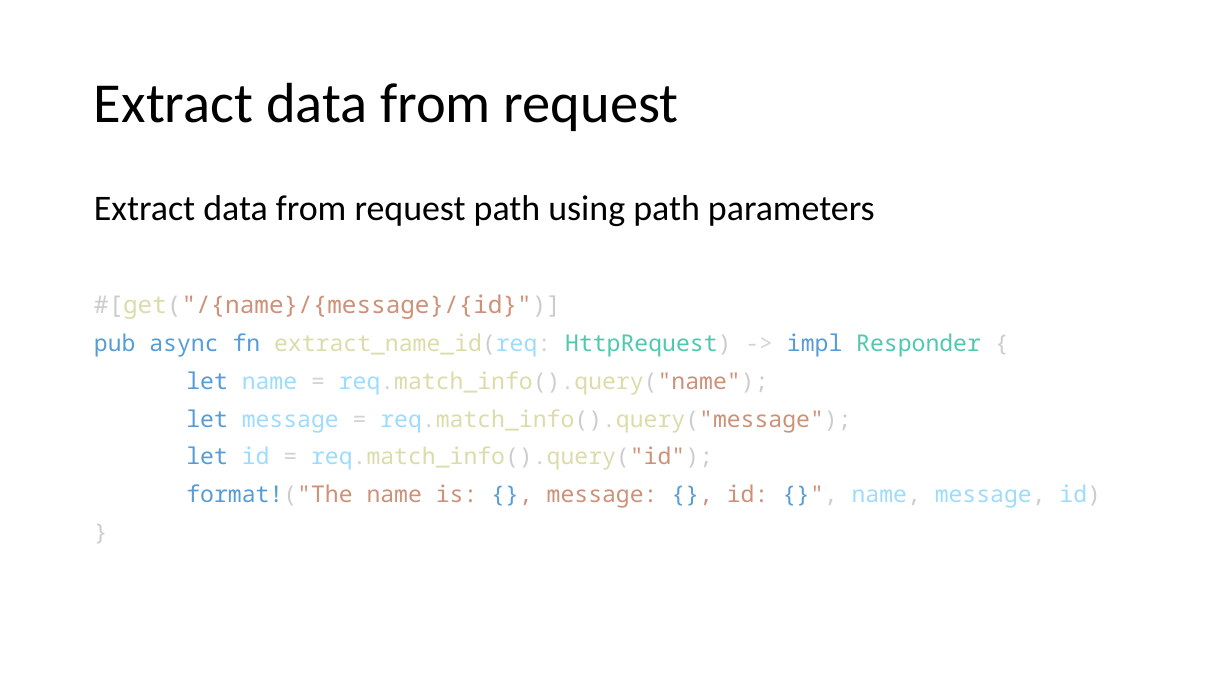
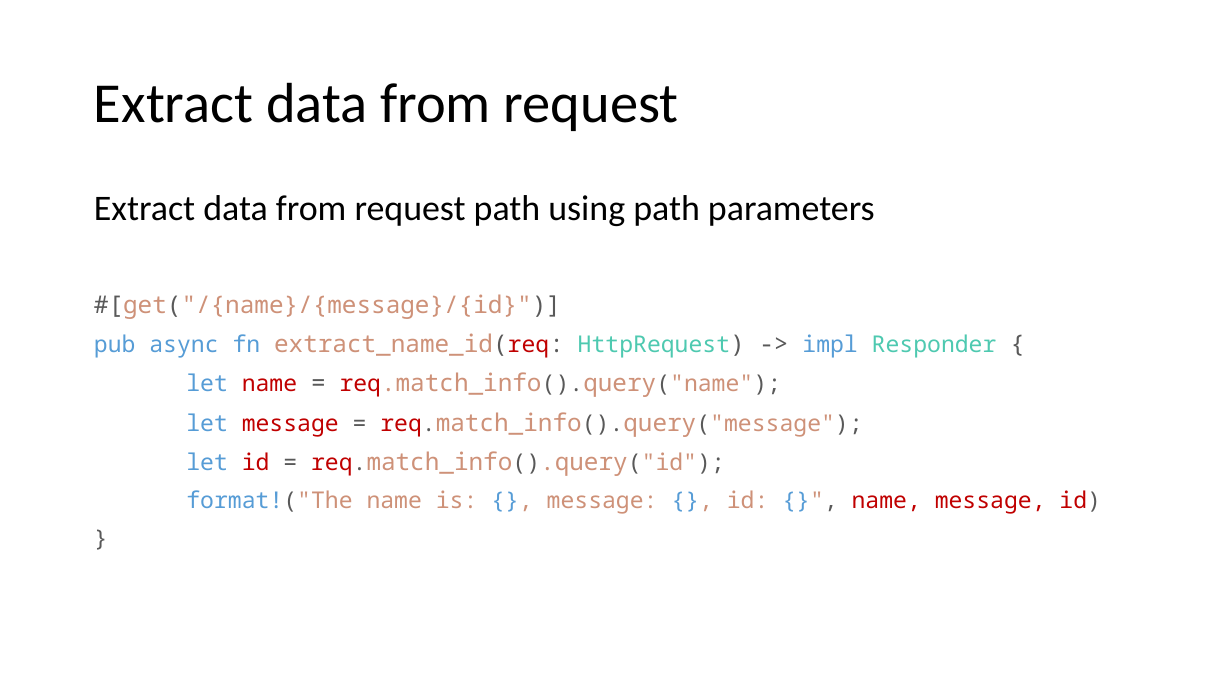
Before and after one commit to floscodes/actix_talk, a slide deck: slide 8 of Pres.pptx. Drawn at 1232x693 pixels with LibreOffice and Linux fonts; fonts in the diff are those of the drawing. Boxes give left, top, right and bottom in pixels: in the first picture for what was removed or moved away, otherwise in the second. Text is boxed around its words. In the diff, an @@ line names an element or a change of style, - is before the commit and + after.

```diff
--- a/Pres.pptx
+++ b/Pres.pptx
@@ text at <box>94,294,1101,514</box>: text colour #CCCCCC to #595959 in "#[get("/{name}/{message}/{id}")]", "extract_name_id(req: HttpRequest) {", "req.match_info().query("name");", "req.match_info().query("message");" and 3 more places; text colour #DCDCAA to #CE9178 in "#[get("/{name}/{message}/{id}")]", "extract_name_id(req:", "req.match_info().query("name");", "req.match_info().query("message");" and 1 more places; size 18 to 19 pt in "extract_name_id(req: HttpRequest) -> {", "= req.match_info().query("name");", "req.match_info().query("message");", "req.match_info().query("id");"; text colour #9CDCFE to #C00000 in "extract_name_id(req:", "name req.match_info().query("name");", "message req.match_info().query("message");", "id req.match_info().query("id");" and 1 more places; text colour #D4D4D4 to #595959 in "extract_name_id(req: ->", "= req.match_info().query("name");", "= req.match_info().query("message");", "= req.match_info().query("id");"; text colour #D4D4D4 to #CE9178 in "req.match_info().query("name");", "req.match_info().query("id");"; text colour #CCCCCC to #C00000 in "name, message," @@
```
Also in this commit, not shown: 10 other slides changed, 1 other file.
